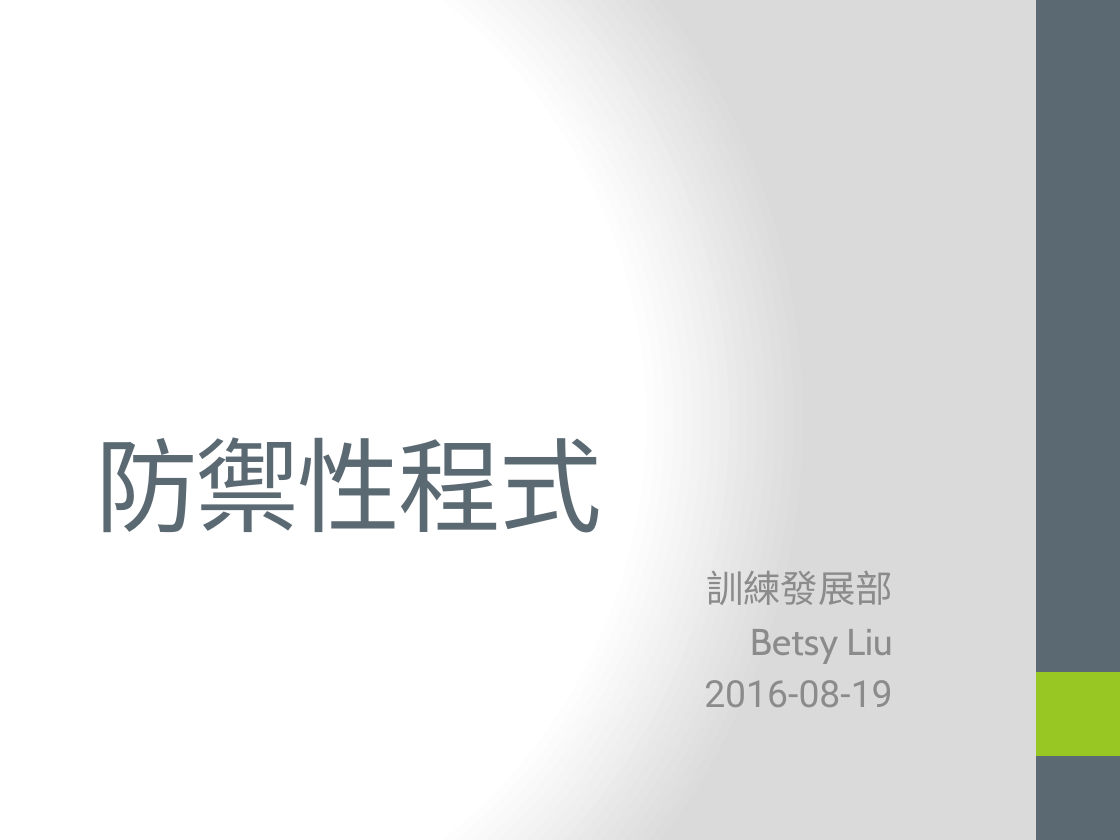
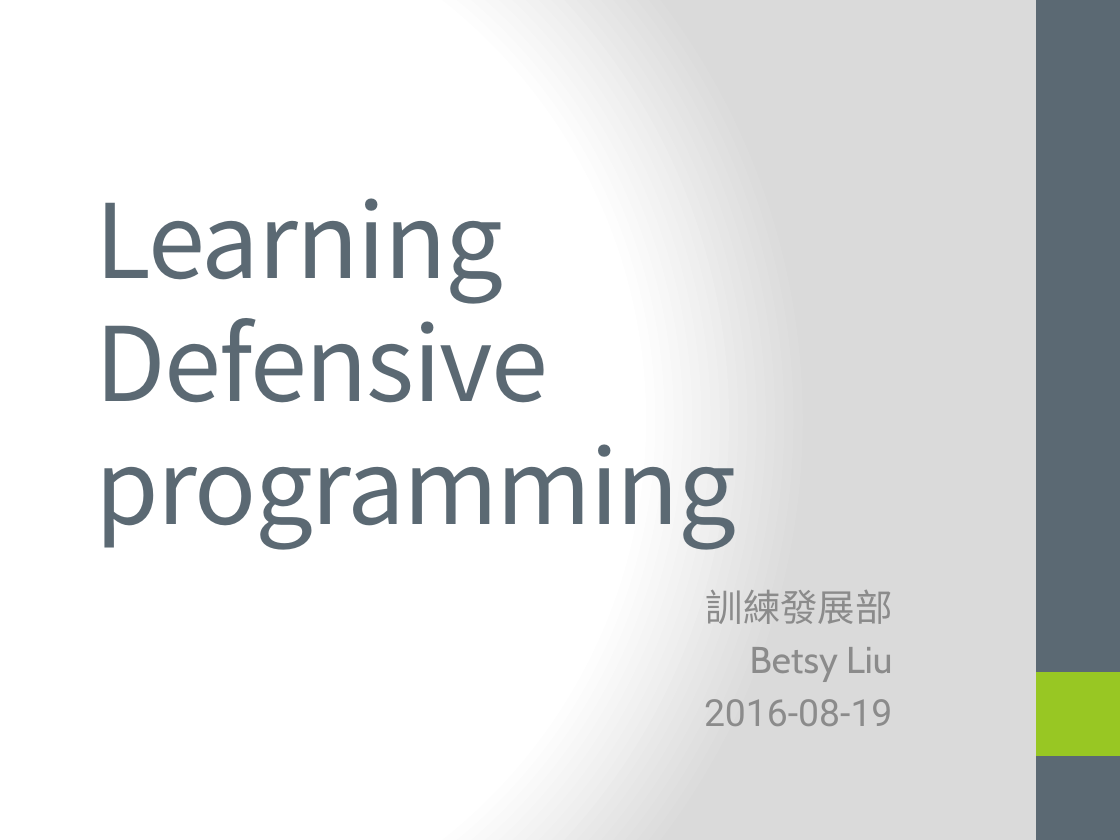
Before and after one commit to YuRuLiu/challenges, a slide deck: slide 1 of Learning-Defensive-programming/Learning-Defensive-programming.pptx. Drawn at 1120x840 pixels with LibreOffice and Linux fonts; fonts in the diff are those of the drawing. Boxes give left, top, right and bottom in pixels: in the first picture for what was removed or moved away, otherwise in the second. Text is boxed around its words. In the diff, an @@ line names an element or a change of style, - is before the commit and + after.

Commit message:
修改Learning-Defensive-programming的ppt標題

```diff
--- a/Learning-Defensive-programming/Learning-Defensive-programming.pptx
+++ b/Learning-Defensive-programming/Learning-Defensive-programming.pptx
@@ title at (95,198,736,550): text changed @@
-防禦性程式
+Learning
+Defensive
+programming
@@ subtitle "訓練發展部": place and size @@
-subtitle "訓練發展部" at (704,571,893,707)
+subtitle "訓練發展部" at (704,590,893,726)
```
Also in this commit, not shown: 1 other slide changed.
